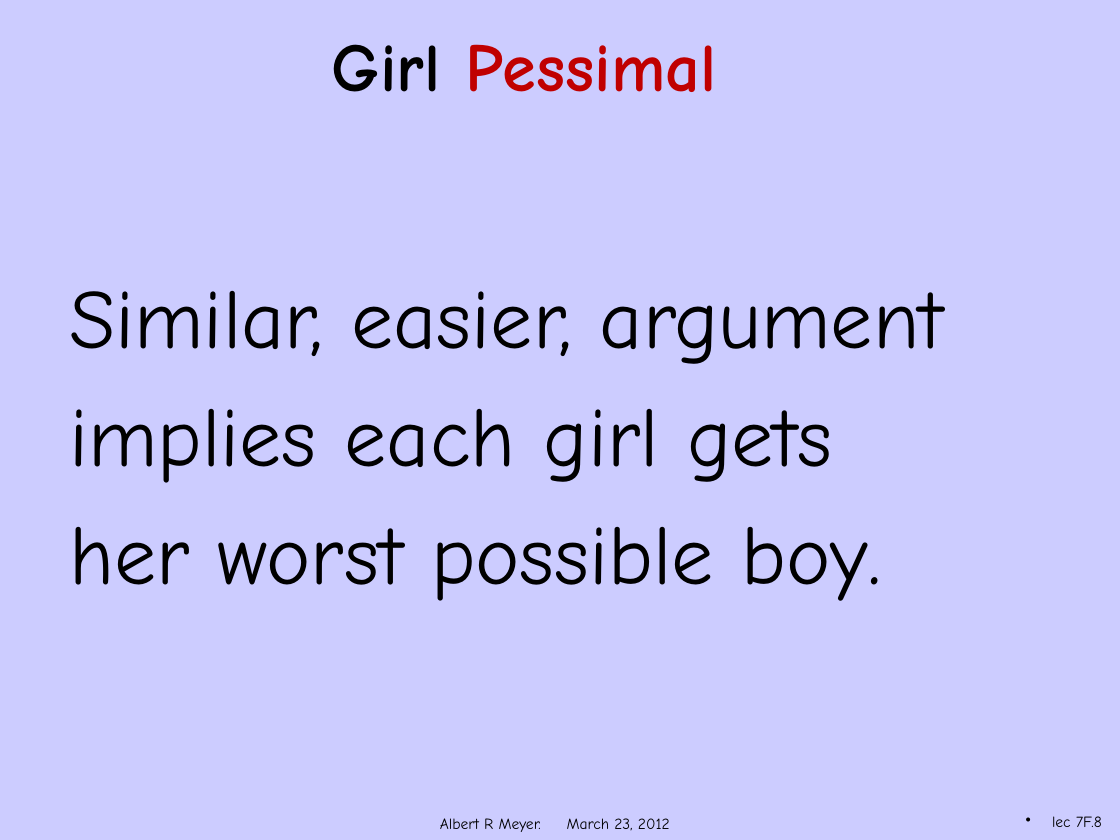
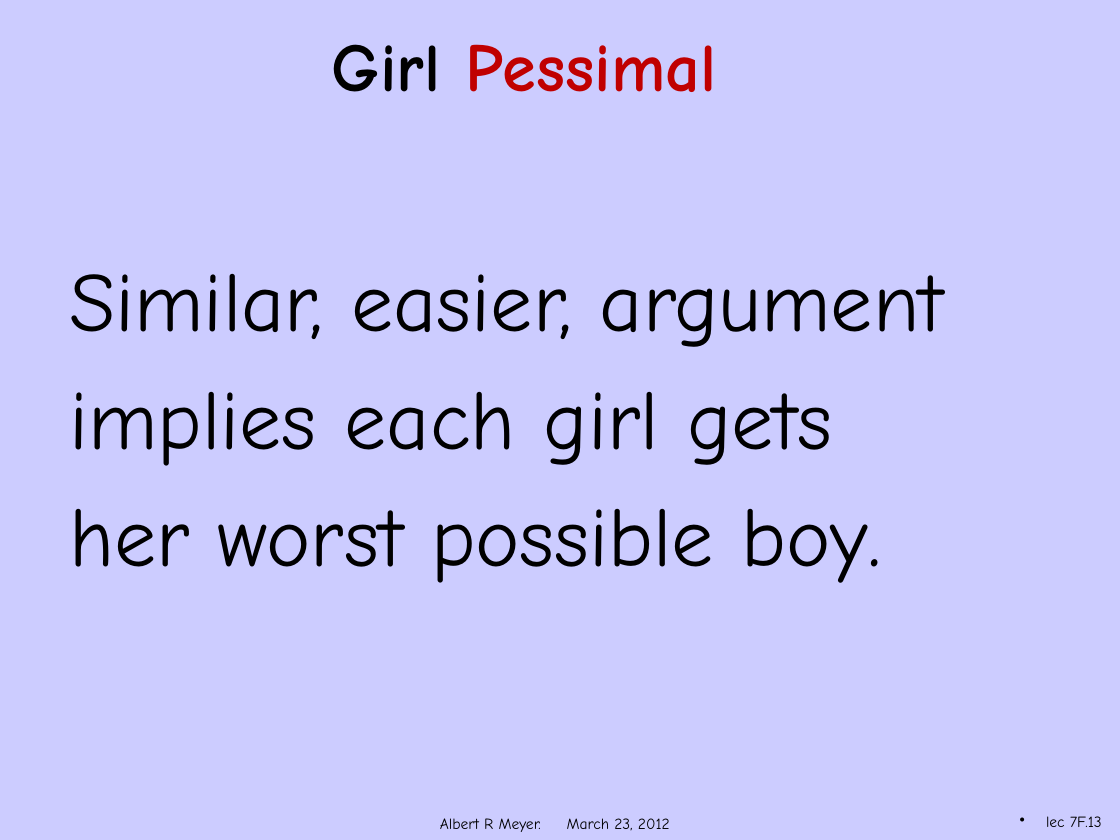
Before and after one commit to armeyer/mcs_web, a slide deck: slide 13 of spring12/slidesS12/stable-optimal.pptx (slide 8 before the commit). Drawn at 1120x840 pixels with LibreOffice and Linux fonts; fonts in the diff are those of the drawing; background and template pictures are left out. Boxes give left, top, right and bottom in pixels: in the first picture for what was removed or moved away, otherwise in the second. Text is boxed around its words. In the diff, an @@ line names an element or a change of style, - is before the commit and + after.

```diff
--- a/spring12/slidesS12/stable-optimal.pptx
+++ b/spring12/slidesS12/stable-optimal.pptx
@@ text "Similar, easier, argument": place and size @@
-text "Similar, easier, argument" at (69,291,944,601)
+text "Similar, easier, argument" at (69,274,944,583)
@@ page number at (1046,816,1102,827): text changed @@
-lec 7F.8
+lec 7F.13
```
Also in this commit, not shown: 2 other slides changed, 5 slides added.
